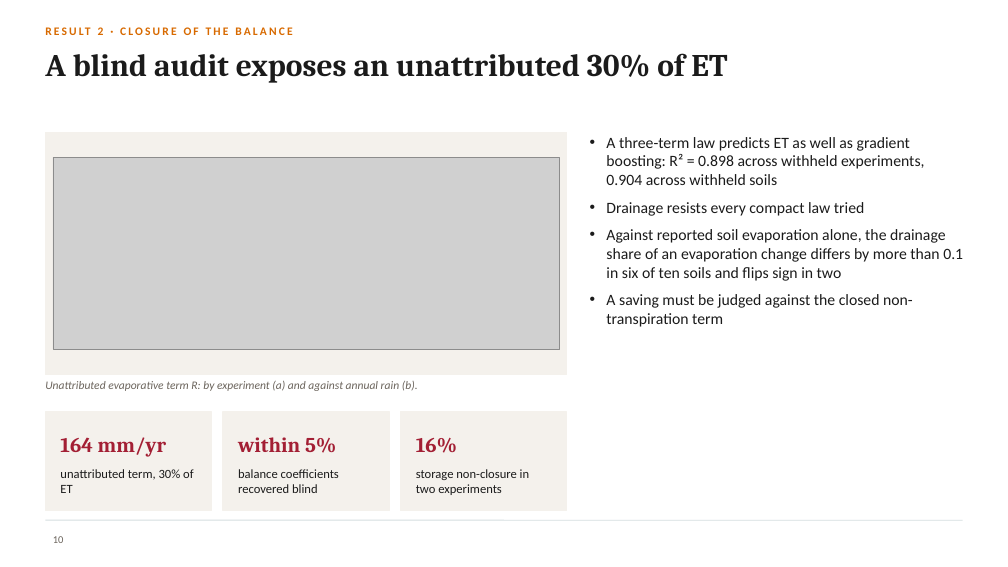
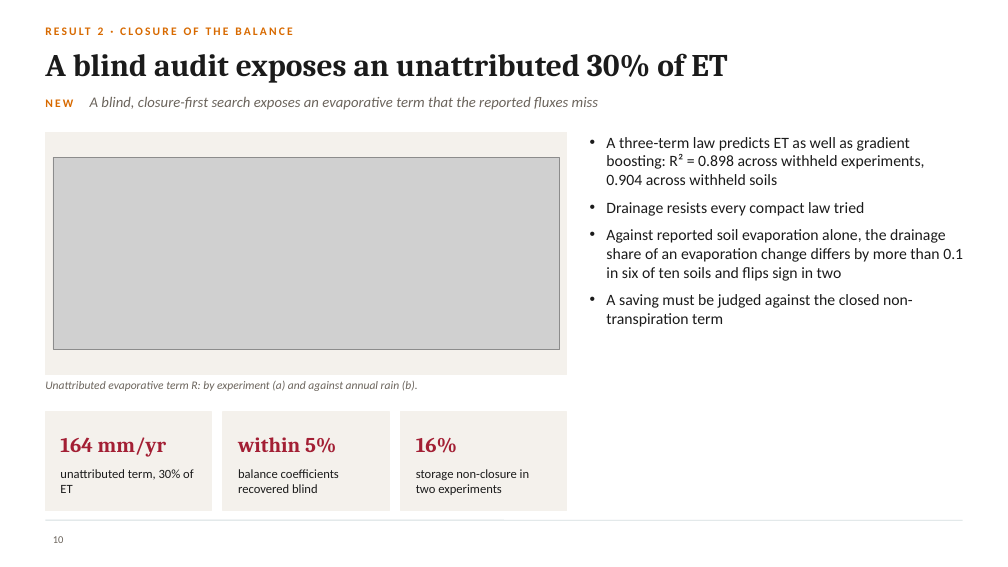
Before and after one commit to halilunaziru73-creator/Coupled-Water-Fluxes-Pore-Scale-Dynamics-Precision-Irrigation-Mulching-Feedback-Loops, a slide deck: slide 10 of Manuscripts/pdf/Supplementary/SWAFL_Presentation.pptx. Drawn at 1008x567 pixels with LibreOffice and Linux fonts; fonts in the diff are those of the drawing; grey boxes stand for pictures; background and template pictures are left out. Boxes give left, top, right and bottom in pixels: in the first picture for what was removed or moved away, otherwise in the second. Text is boxed around its words. In the diff, an @@ line names an element or a change of style, - is before the commit and + after.

```diff
--- a/Manuscripts/pdf/Supplementary/SWAFL_Presentation.pptx
+++ b/Manuscripts/pdf/Supplementary/SWAFL_Presentation.pptx
@@ text added at (45,97,598,110), 14 pt, text #6B645C, italic @@
+NEW A blind, closure-first search exposes an evaporative term that the reported fluxes miss
```
Also in this commit, not shown: 10 other slides changed.
